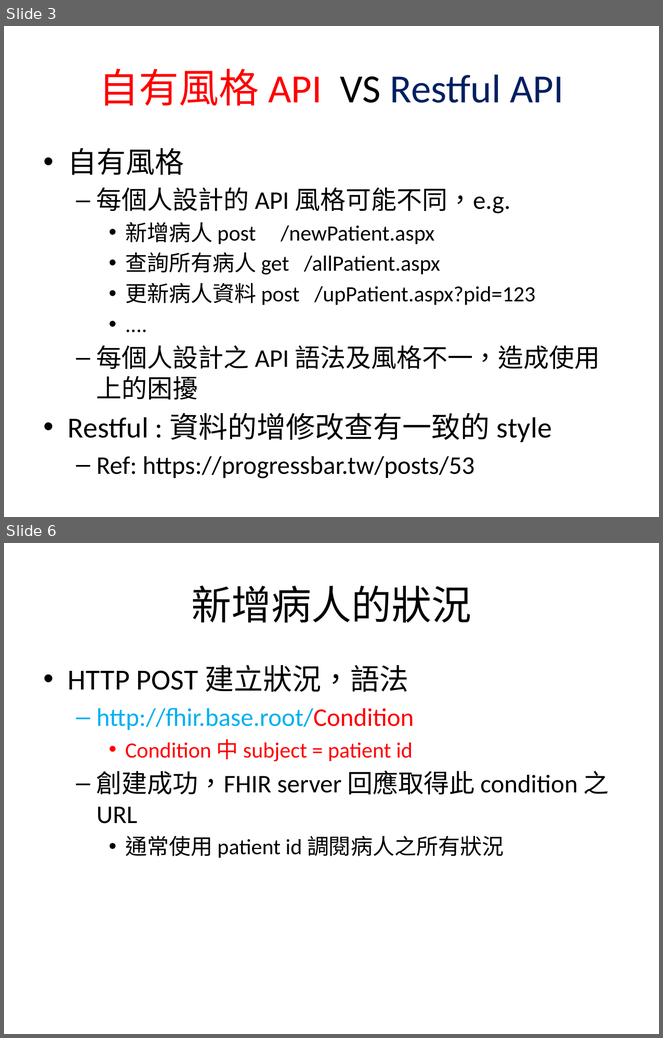
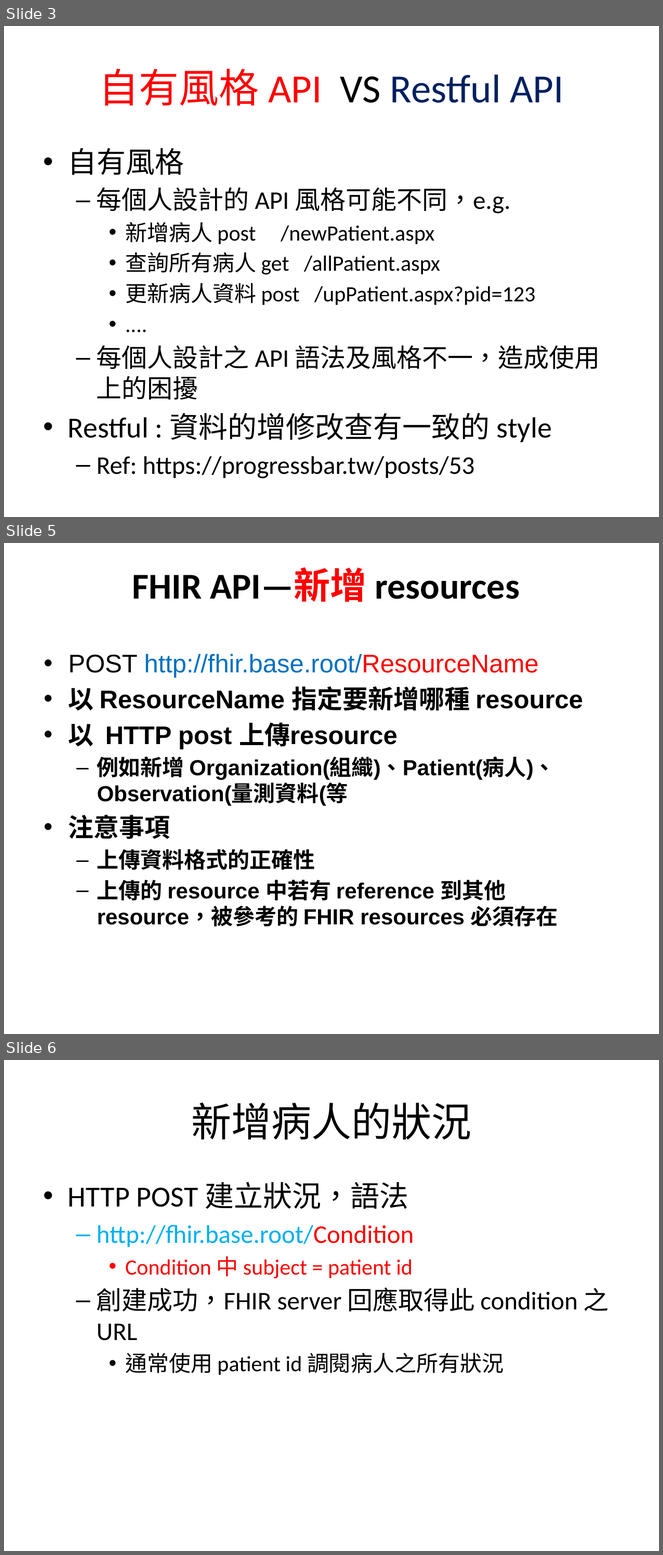
Before and after one commit to mos2718/FHIRspec, a slide deck: Spec/FHIR API.pptx. Shown one above the other, each under a label of ours: slides 3 and 6 before the commit, slides 3, 5 and 6 after it; the slides between them are not shown. The pictures are 663x1038 and 663x1555 pixels, drawn with LibreOffice and Linux fonts; fonts in the diff are those of the drawing. Boxes give left, top, right and bottom in pixels: in the first picture for what was removed or moved away, otherwise in the second. Text is boxed around its words. In the diff, an @@ line names an element or a change of style, - is before the commit and + after.

```diff
--- a/Spec/FHIR API.pptx
+++ b/Spec/FHIR API.pptx
@@ slide 5 added at [4, 543, 659, 1034], background #FFFFFF @@
@@ title added at [132, 568, 520, 602], 40 pt, text #000000, bold @@
+FHIR API—新增 resources
@@ text added at [68, 654, 583, 927], 24 pt, text #000000, bold @@
+• POST http://fhir.base.root/ResourceName
+• 以 ResourceName 指定要新增哪種 resource
+• 以 HTTP post 上傳resource
+  – 例如新增 Organization(組織)、Patient(病人)、Observation(量測資料(等
+• 注意事項
+  – 上傳資料格式的正確性
+  – 上傳的 resource 中若有 reference 到其他 resource，被參考的 FHIR resources 必須存在
```
Also in this commit, not shown: 2 slides changed, 18 other slides added, 1 other file.
